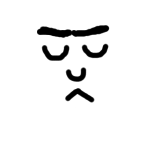
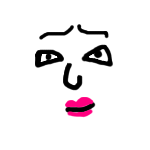
Layered file, before and after one edit (150 × 150). Changes by layer:
painted on "Eyes" over (35, 24, 113, 64)
painted on "Mouth" over (35, 24, 113, 118)
